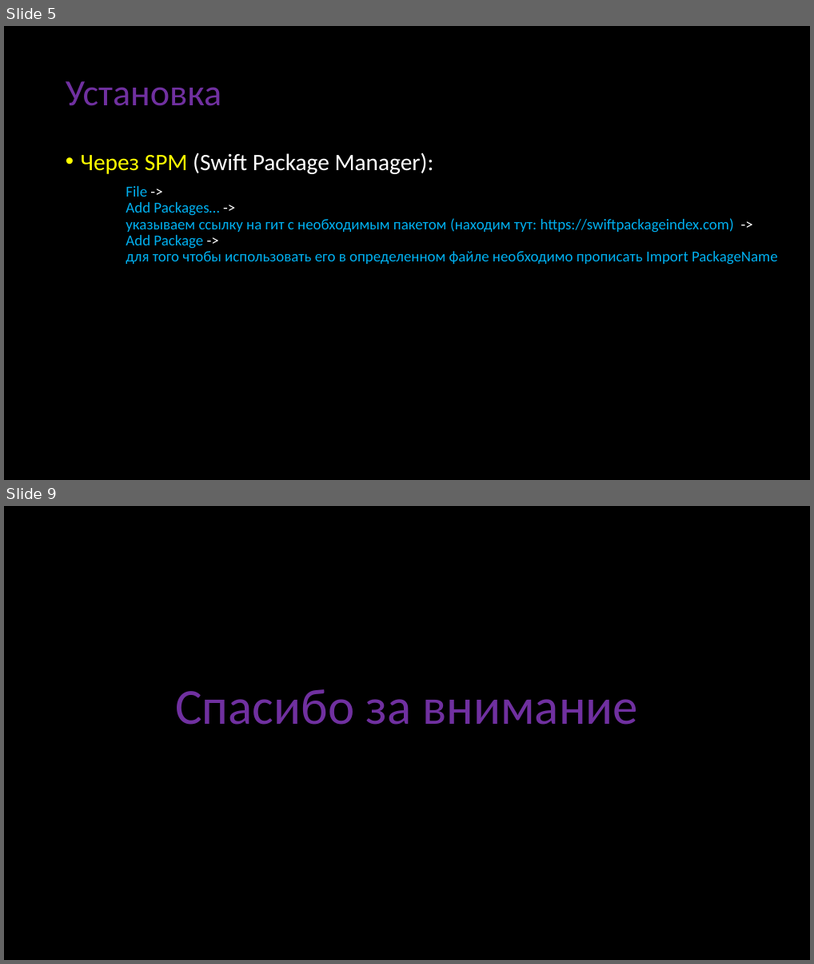
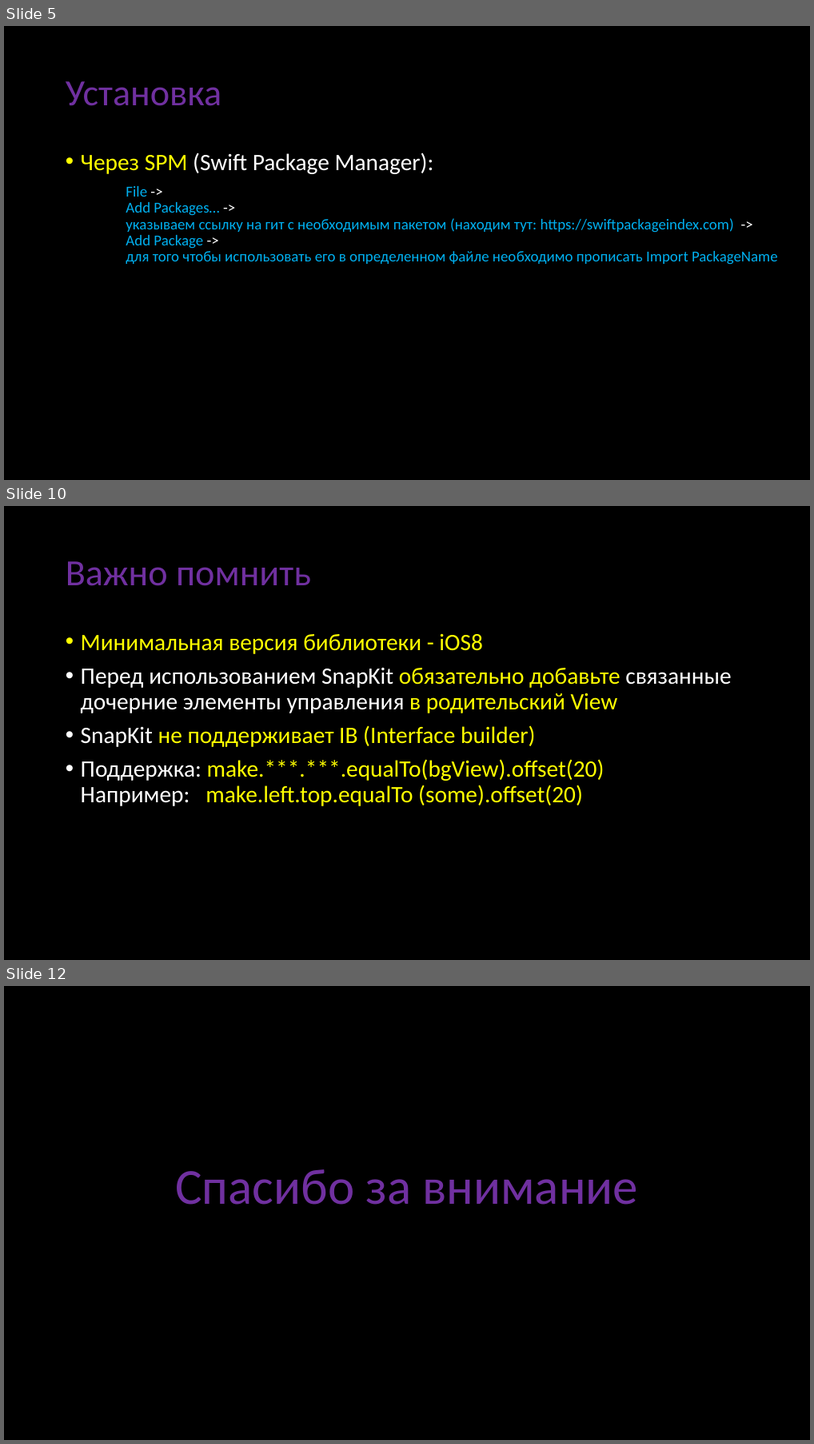
Before and after one commit to abrosov-sergey/HSE-KPV-IOS-2022-23, a slide deck: Presentation/SnapKit-30.09.2022/SnapKit-Abrosov.pptx. Shown one above the other, each under a label of ours: slides 5 and 9 before the commit, slides 5, 10 and 12 after it; the slides between them are not shown. The pictures are 814x964 and 814x1444 pixels, drawn with LibreOffice and Linux fonts; fonts in the diff are those of the drawing. Boxes give left, top, right and bottom in pixels: in the first picture for what was removed or moved away, otherwise in the second. Text is boxed around its words. In the diff, an @@ line names an element or a change of style, - is before the commit and + after.

Commit message:
The finish line by SnapKit

```diff
--- a/Presentation/SnapKit-30.09.2022/SnapKit-Abrosov.pptx
+++ b/Presentation/SnapKit-30.09.2022/SnapKit-Abrosov.pptx
@@ slide 10 added at (x1=4, y1=506, x2=810, y2=960), background #000000 @@
@@ title added at (x1=66, y1=561, x2=311, y2=586), 44 pt, text #7030A0 @@
+Важно помнить
@@ text added at (x1=81, y1=633, x2=731, y2=806), 28 pt, text #FFFF00 @@
+• Минимальная версия библиотеки - iOS8
+• Перед использованием SnapKit обязательно добавьте связанные дочерние элементы управления в родительский View
+• SnapKit не поддерживает IB (Interface builder)
+• Поддержка: make.***.***.equalTo(bgView).offset(20)
+  Например: make.left.top.equalTo (some).offset(20)
@@ what was slide 9 is now slide 12 @@
```
Also in this commit, not shown: 5 other slides added, 3 slides removed, 2 other files.
